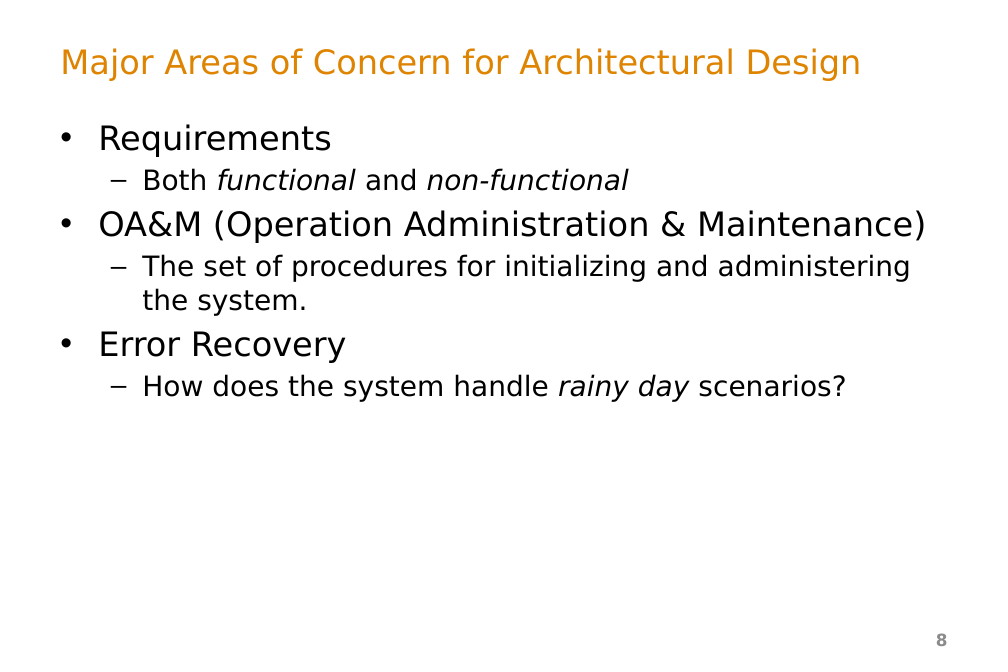
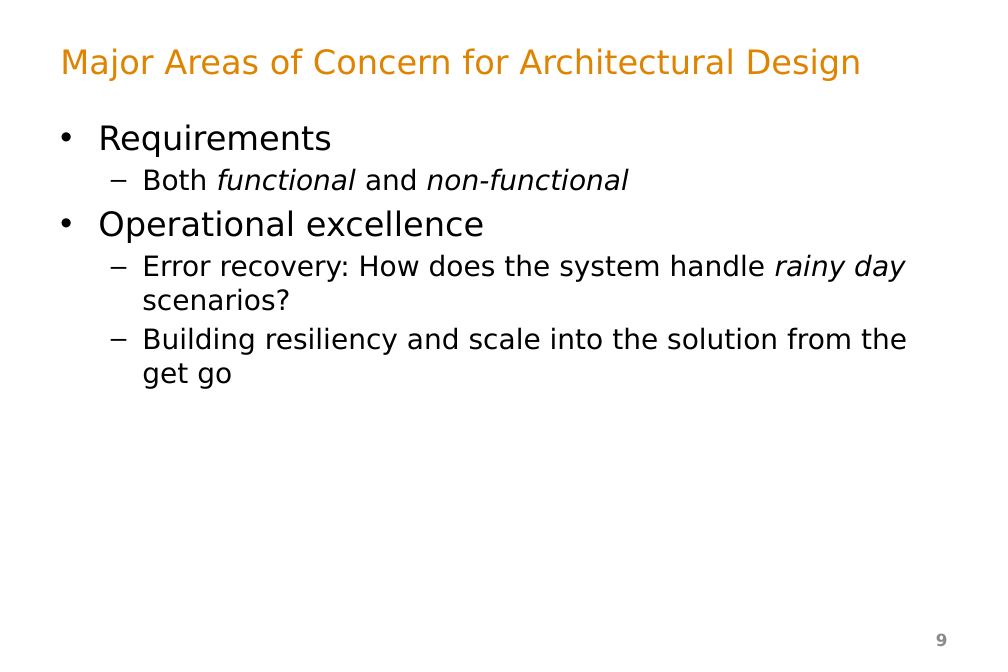
Before and after one commit to ArchitectingSoftware/SE577-SoftwareArchitecture, a slide deck: slide 9 of lectures/_L1b Basic Concepts.pptx (slide 8 before the commit). Drawn at 1008x672 pixels with LibreOffice and Linux fonts; fonts in the diff are those of the drawing. Boxes give left, top, right and bottom in pixels: in the first picture for what was removed or moved away, otherwise in the second. Text is boxed around its words. In the diff, an @@ line names an element or a change of style, - is before the commit and + after.

```diff
--- a/lectures/_L1b Basic Concepts.pptx
+++ b/lectures/_L1b Basic Concepts.pptx
@@ text at (98, 210, 907, 389): text changed @@
-• OA&M (Operation Administration & Maintenance)
-  – The set of procedures for initializing and administering the system.
-• Error Recovery
-  – How does the system handle rainy day scenarios?
+• Operational excellence
+  – Error recovery: How does the system handle rainy day scenarios?
+  – Building resiliency and scale into the solution from the get go
@@ page number at (936, 633, 948, 646): text changed @@
-8
+9
```
Also in this commit, not shown: 10 other slides changed, 4 slides added, 14 slides removed, 7 other files.
